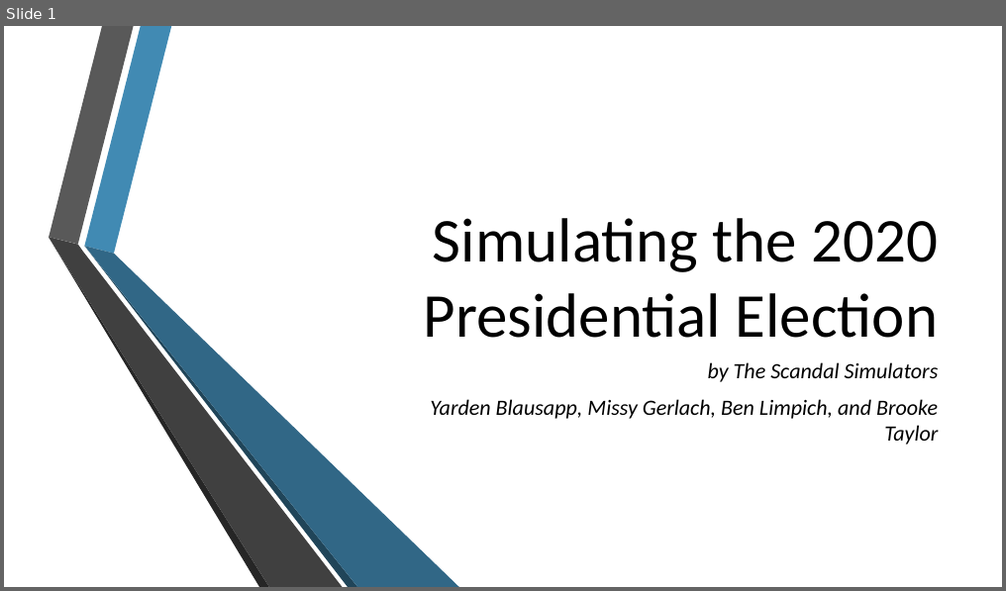
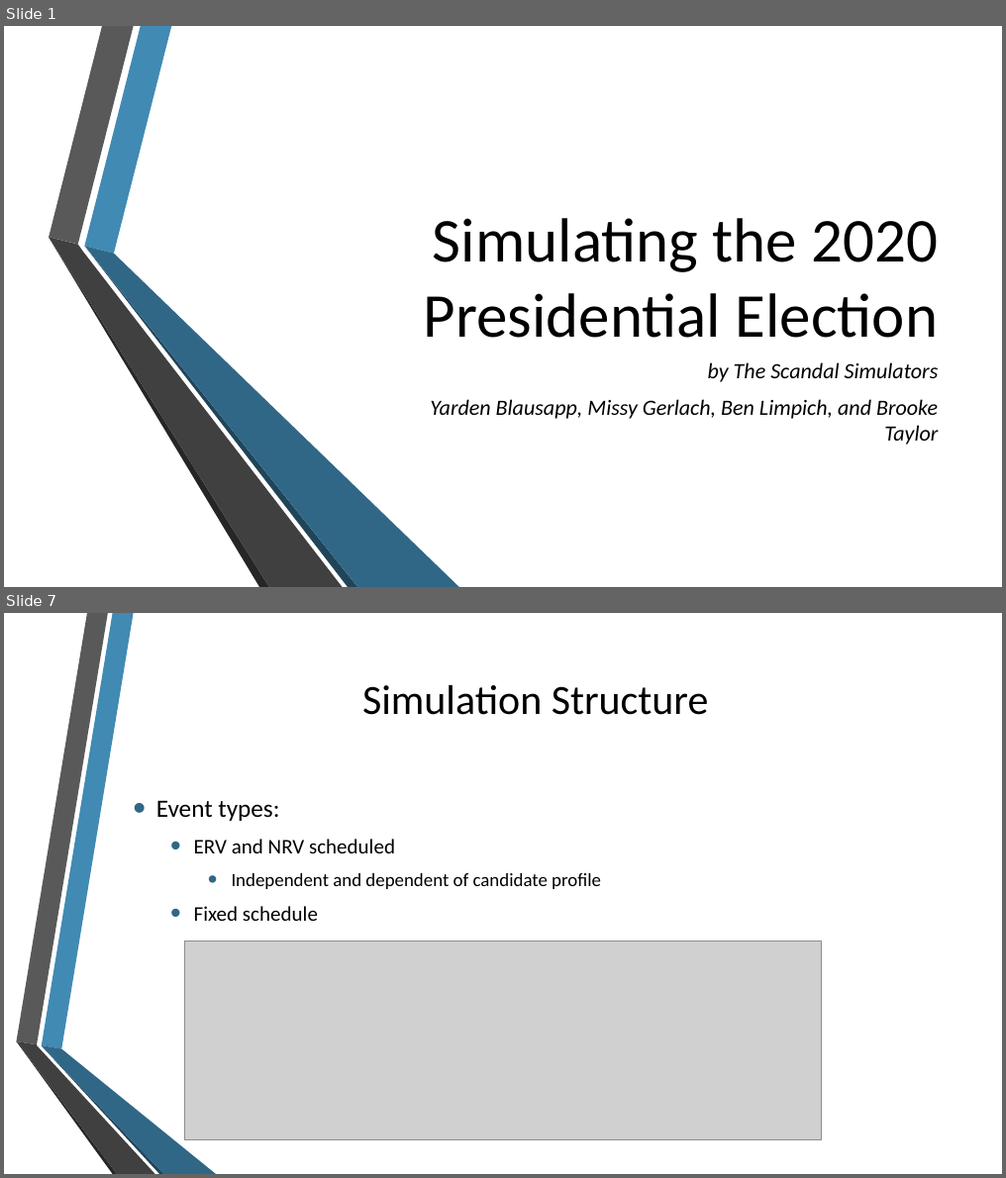
Before and after one commit to blimpich/election_simulator, a slide deck: Final Presentation 2.pptx. Shown one above the other, each under a label of ours: slide 1 before the commit, slides 1 and 7 after it; the slides between them are not shown. The pictures are 1006x591 and 1006x1178 pixels, drawn with LibreOffice and Linux fonts; fonts in the diff are those of the drawing; grey boxes stand for pictures; background and template pictures are left out. Boxes give left, top, right and bottom in pixels: in the first picture for what was removed or moved away, otherwise in the second. Text is boxed around its words. In the diff, an @@ line names an element or a change of style, - is before the commit and + after.

```diff
--- a/Final Presentation 2.pptx
+++ b/Final Presentation 2.pptx
@@ slide 7 added at (4, 613, 1002, 1174), background picture (left out) @@
@@ title added at (362, 685, 709, 715), 40 pt, text #000000 @@
+Simulation Structure
@@ text added at (156, 800, 601, 921), 18 pt, text #000000 @@
+• Event types:
+  • ERV and NRV scheduled
+    • Independent and dependent of candidate profile
+  • Fixed schedule
@@ picture added at (184, 941, 821, 1140) @@
@@ group added at (16, 613, 216, 1174): 6 freeform shapes @@
```
Also in this commit, not shown: 6 slides changed, 19 other slides added, 4 slides removed.
